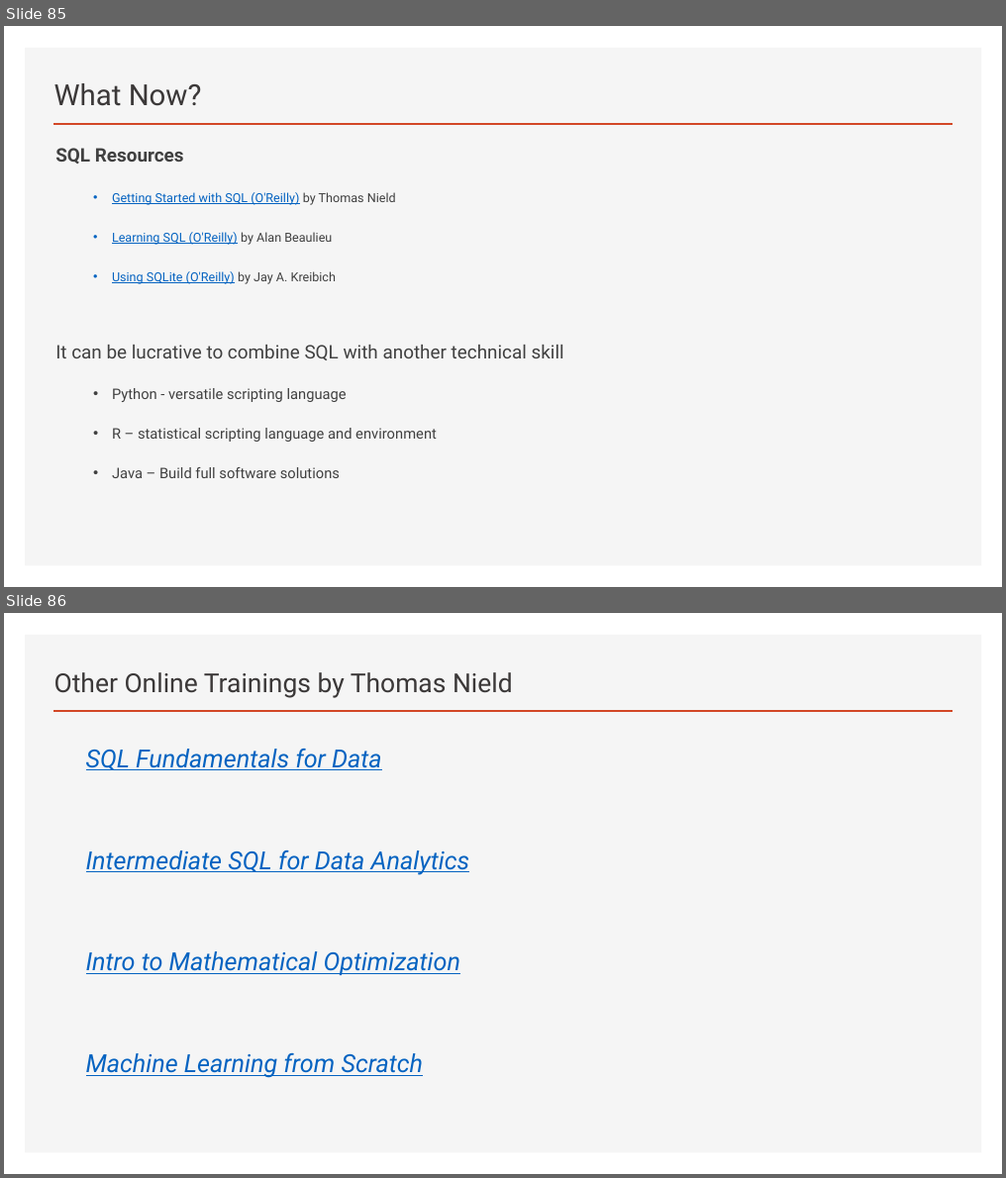
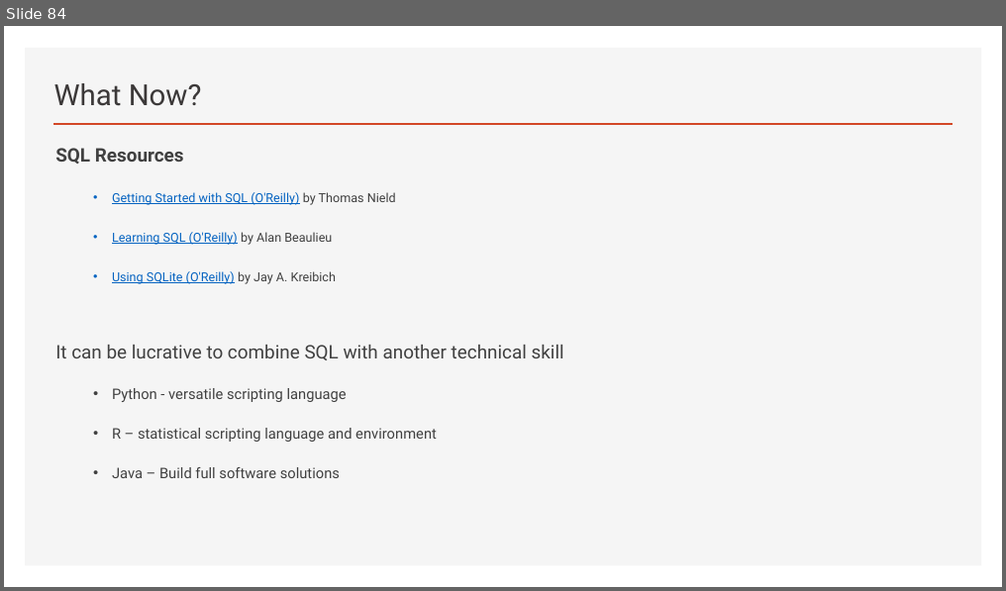
Before and after one commit to thomasnield/oreilly_sql_fundamentals_for_data, a slide deck: notes_and_slides/sql_fundamentals_slides.pptx. Shown one above the other, each under a label of ours: slides 85 and 86 before the commit, slide 84 after it. The pictures are 1006x1178 and 1006x591 pixels, drawn with LibreOffice and Linux fonts; fonts in the diff are those of the drawing. Boxes give left, top, right and bottom in pixels: in the first picture for what was removed or moved away, otherwise in the second. Text is boxed around its words. In the diff, an @@ line names an element or a change of style, - is before the commit and + after.

```diff
--- a/notes_and_slides/sql_fundamentals_slides.pptx
+++ b/notes_and_slides/sql_fundamentals_slides.pptx
@@ slide 86 removed at [4,613,1002,1174], background #FFFFFF; not listed: 2 template elements that a slide beside it also shows @@
@@ title removed at [54,672,513,698] @@
-Other Online Trainings by Thomas Nield
@@ text removed at [86,749,469,1078] @@
-  SQL Fundamentals for Data
-  Intermediate SQL for Data Analytics
-  Intro to Mathematical Optimization
-  Machine Learning from Scratch
@@ what was slide 85 is now slide 84 @@
```
Also in this commit, not shown: 1 slide changed, 1 other slide removed, 2 other files.
